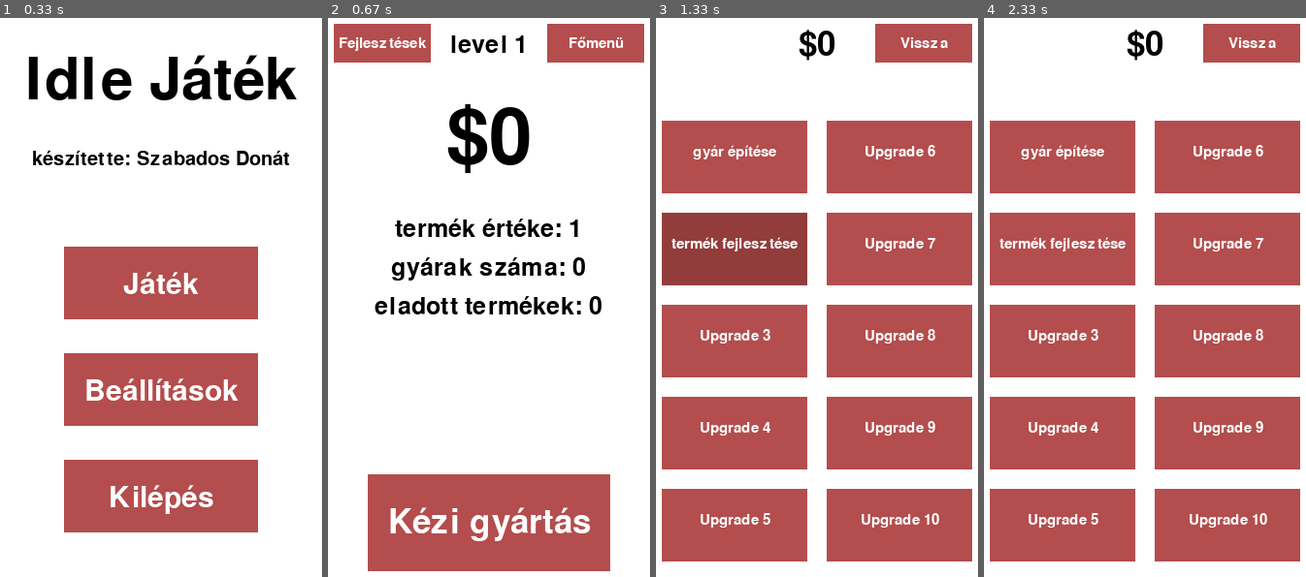
Above: before the commit, frames 1-4 (left to right).
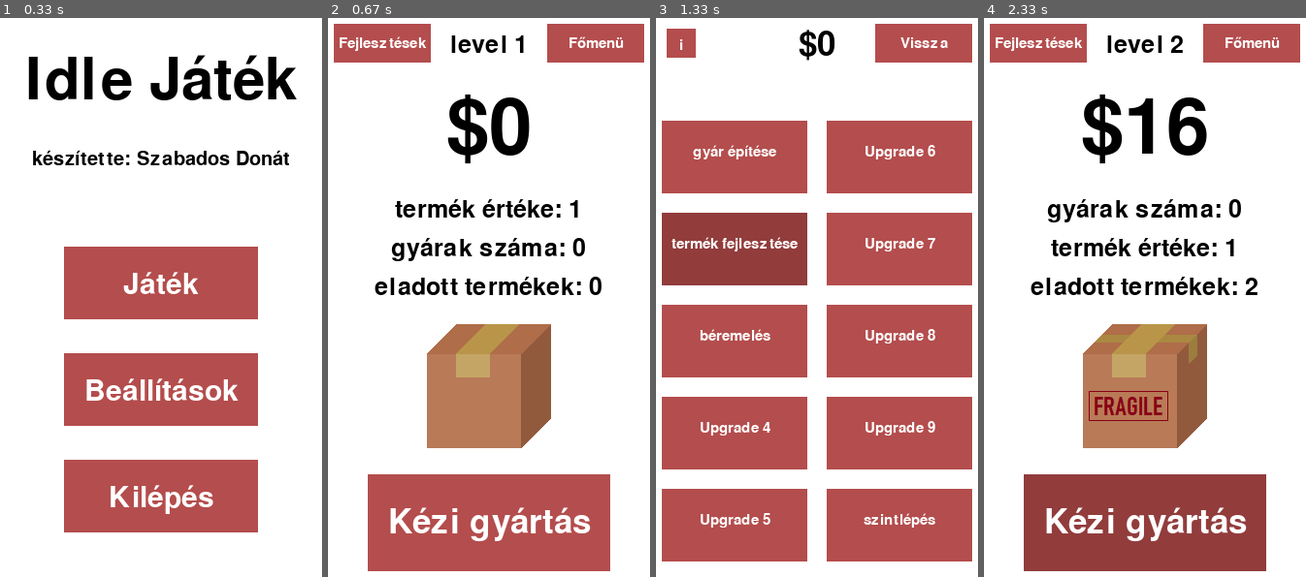
Above: after the commit, the same moments.

Repository: szabadosdonat/idlegame
Game: pygame game, started from idle_pygame.py
Two runs of this game, one before a commit and one after it. Both use one fixed random seed, a clock stepped at 60 frames per second and the inputs below.
Inputs (mouse positions are in pixels of both pictures, inside the frame that each line leads up to):
- Up to frame 1 (0.33 s): no input
- Up to frame 2 (0.67 s): click (489, 314) at 0.38 s
- Up to frame 3 (1.33 s): click "Fejlesztések" at 0.72 s; click (707, 219) at 1.05 s
- Up to frame 4 (2.33 s): click (1270, 532) at 1.38 s; click "Kilépés" at 1.72 s; click (1128, 476) at 2.05 s

Frame 1 is identical in both runs. In frame 2, 15% of the frame differs, in the area x 14-85%, y 13-77%; in frame 3, 1.0%; in frame 4, 69%, in the area x 1-99%, y 1-99%.

Commit message:
update 0.3

Diff:
--- a/devlog.txt
+++ b/devlog.txt
@@ -6,3 +6,9 @@
 - money generating factories
 - upgradeable product
 - statistics on screen (number of factories, product worth, number of products sold)
+
+update 0.3
+- level up feature and 6 levels added
+- levels represented by box images
+- infoboxes (empty for now) can be set to show up when cursor is hovering over upgrade buttons
+- 1 new upgrade added (+5% factory productivity)
--- a/idle_pygame.py
+++ b/idle_pygame.py
@@ -1,19 +1,29 @@
 import pygame
 
 """
-update 0.2
-
+update 0.3
 """
 
 # global variables
 button_pressed = False
 screen_width = 360
 screen_heigth = 640
-money = 0           # starting money
-level = 1           # starting level
-factories = 0       # factories auto-generate money
-product_value = 1   # value of one product
-sold_products = 0   # number of sold products
+money = 0               # starting money
+level = 1               # starting level
+factories = 0           # factories auto-generate money
+product_value = 1       # value of one product
+sold_products = 0       # number of sold products
+productivity = 1000     # rate of production (denominator)
+infobox = False          # on/off switch for infoboxes
+
+boxes = (
+    pygame.image.load("box_images\\box1.png"),
+    pygame.image.load("box_images\\box2.png"),
+    pygame.image.load("box_images\\box3.png"),
+    pygame.image.load("box_images\\box4.png"),
+    pygame.image.load("box_images\\box5.png"),
+    pygame.image.load("box_images\\box6.png")
+)
 
 
 # ToDo: inherit Button and Text from Thing/Object class
@@ -63,6 +73,10 @@
 
     def deactivate(self):
         self.active = False
+
+    def cursor_collide(self):
+        button_rect = pygame.Rect(self.x, self.y, self.width, self.heigth)
+        return button_rect.collidepoint(pygame.mouse.get_pos()) and self.active
 
     def draw_button(self):
         global button_pressed
@@ -100,6 +114,8 @@
 
     def draw_frame(self):
         screen.fill(self.color)
+        if self.name == 'Home Screen':
+            screen.blit(boxes[level - 1], (screen_width // 2 - 64, 330))
         for thing in self.things:
             if isinstance(thing, Button):
                 thing.activate()
@@ -113,6 +129,22 @@
                 thing.deactivate()
 
 
+# ToDo: finish Upgrade class
+class Upgrade:
+    def __init__(self, name, pricing, upgrade):
+        self.name = name
+        self.pricing = pricing
+        self.upgrade = upgrade
+        self.level = 0
+
+    def deploy(self):
+        global money
+        if self.level < len(self.pricing):
+            money -= self.pricing[self.level]
+            self.level += 1
+        self.upgrade()
+
+
 if __name__ == '__main__':
 
     pygame.init()
@@ -122,7 +154,7 @@
 
     # buttons
     # ToDo: make button coordinates relative to screen dimensions
-    # ToDo: name buttons properly
+    # ToDo: name things properly
     b11 = Button('Játék', x=80, y=250)
     b12 = Button('Beállítások', x=80, y=360)
     b13 = Button('Kilépés', x=80, y=470)
@@ -132,14 +164,15 @@
     b31 = Button('Vissza', x=240, y=20, width=100, heigth=40, text_size=15)
     b32 = Button('gyár építése', x=20, y=120, width=150, heigth=75, text_size=15)
     b33 = Button('termék fejlesztése', x=20, y=215, width=150, heigth=75, text_size=15)
-    b34 = Button('Upgrade 3', x=20, y=310, width=150, heigth=75, text_size=15)
+    b34 = Button('béremelés', x=20, y=310, width=150, heigth=75, text_size=15)
     b35 = Button('Upgrade 4', x=20, y=405, width=150, heigth=75, text_size=15)
     b36 = Button('Upgrade 5', x=20, y=500, width=150, heigth=75, text_size=15)
     b37 = Button('Upgrade 6', x=190, y=120, width=150, heigth=75, text_size=15)
     b38 = Button('Upgrade 7', x=190, y=215, width=150, heigth=75, text_size=15)
     b39 = Button('Upgrade 8', x=190, y=310, width=150, heigth=75, text_size=15)
     b310 = Button('Upgrade 9', x=190, y=405, width=150, heigth=75, text_size=15)
-    b311 = Button('Upgrade 10', x=190, y=500, width=150, heigth=75, text_size=15)
+    b311 = Button('szintlépés', x=190, y=500, width=150, heigth=75, text_size=15)
+    b312 = Button('i', x=25, y=25, width=30, heigth=30, text_size=15)
     b41 = Button('Vissza', x=240, y=20, width=100, heigth=40, text_size=15)
     b42 = Button('option 1', x=80, y=140)
     b43 = Button('option 2', x=80, y=250)
@@ -149,17 +182,17 @@
     # text objects
     t11 = Text('Idle Játék', 60, x=None, y=50)
     t12 = Text('készítette: Szabados Donát', 20, x=None, y=150)
-    t21 = Text(f'${money}', 80, x=None, y=100)
+    t21 = Text(f'${money}', 80, x=None, y=90)
     t22 = Text(f'level {level}', 25, x=None, y=30)
-    t23 = Text(f'termék értéke: {product_value}', 25, x=None, y=220)
-    t24 = Text(f'gyárak száma: {factories}', 25, x=None, y=260)
-    t25 = Text(f'eladott termékek: {sold_products}', 25, x=None, y=300)
+    t23 = Text(f'termék értéke: {product_value}', 25, x=None, y=200)
+    t24 = Text(f'gyárak száma: {factories}', 25, x=None, y=240)
+    t25 = Text(f'eladott termékek: {sold_products}', 25, x=None, y=280)
     t31 = Text(f'${money}', 35, x=None, y=25)
 
     # frames
     f1 = Frame('Main Menu', b11, b12, b13, t11, t12)
     f2 = Frame('Home Screen', b21, b22, b23, t21, t22, t23, t24, t25)
-    f3 = Frame('Upgrades', b31, b32, b33, b34, b35, b36, b37, b38, b39, b310, b311, t31)
+    f3 = Frame('Upgrades', b31, b32, b33, b34, b35, b36, b37, b38, b39, b310, b311, b312, t31)
     f4 = Frame('Beállítások', b41, b42, b43, b44, b45)
 
     # the frame set here shows up on game start, for now it's the main menu
@@ -175,13 +208,23 @@
     while running:
         clock.tick(60)
 
-        # makes money and updates the money displays
         def make_money(value):
             global money
-            money += value
+            money += value * level**3
+            refresh_numbers()
+
+        def refresh_numbers():
+            t22.set_value(f'level {level}')
+            t23.set_value(f'gyárak száma: {factories}')
+            t24.set_value(f'termék értéke: {product_value}')
+            t25.set_value(f'eladott termékek: {sold_products}')
             t21.set_value(f'${money}')
             t31.set_value(f'${money}')
 
+        def show_upgrade_details():
+            x = 15
+            y = pygame.mouse.get_pos()[1] + 60 if pygame.mouse.get_pos()[1] < 400 else pygame.mouse.get_pos()[1] - 240
+            pygame.draw.rect(screen, (230, 230, 230), pygame.Rect(x, y, 330, 200))
 
         for event in pygame.event.get():
             if event.type == pygame.QUIT:
@@ -189,9 +232,10 @@
             elif event.type == EVENT_FACTORY:
                 sold_products += 1
                 make_money(product_value)
-                t25.set_value(f'eladott termékek: {sold_products}')
+                refresh_numbers()
 
         # navigation buttons
+        # ToDo: organize these somehow
         if b11.draw_button():
             current_frame.hide_frame()
             current_frame = f2
@@ -223,24 +267,47 @@
         if b23.draw_button():
             sold_products += 1
             make_money(product_value)
-            t25.set_value(f'eladott termékek: {sold_products}')
+            refresh_numbers()
 
         # upgrade buttons (b32-b311)
         if b32.draw_button():   # gyár építése
             factories += 1
-            pygame.time.set_timer(EVENT_FACTORY, 1000 // factories)
-            t23.set_value(f'gyárak száma: {factories}') # have to update both, otherwise they both show the same string until both upgraded
-            t24.set_value(f'termék értéke: {product_value}')
-            t25.set_value(f'eladott termékek: {sold_products}')
+            pygame.time.set_timer(EVENT_FACTORY, productivity // factories)
+            refresh_numbers()
 
         if b33.draw_button():   # termék fejlesztése
             product_value += 1
-            t23.set_value(f'gyárak száma: {factories}')
-            t24.set_value(f'termék értéke: {product_value}')
-            t25.set_value(f'eladott termékek: {sold_products}')
+            refresh_numbers()
             if factories > 0:
-                pygame.time.set_timer(EVENT_FACTORY, 1000 // factories)
+                pygame.time.set_timer(EVENT_FACTORY, productivity // factories)
+
+        if b34.draw_button():   # béremelés
+            productivity -= 50
+            if factories > 0:
+                pygame.time.set_timer(EVENT_FACTORY, productivity // factories)
+
+        if b311.draw_button():
+            if level < 6:
+                print(level)
+                level += 1
+                money = 0
+                factories = 0
+                product_value = 1
+                sold_products = 0
+                productivity = 1000
+                pygame.time.set_timer(EVENT_FACTORY, 0)
+                current_frame.hide_frame()
+                current_frame = f2
+                refresh_numbers()
+
+        if b312.draw_button():
+            infobox = not infobox
 
         current_frame.draw_frame()
 
+        if infobox:
+            for button in (b32, b33, b34, b35, b36, b37, b38, b39, b310, b311):
+                if button.cursor_collide():
+                    show_upgrade_details()
+
         pygame.display.update()
Binary file added: box_images/box1.png
Binary file added: box_images/box2.png
Binary file added: box_images/box3.png
Binary file added: box_images/box4.png
Binary file added: box_images/box5.png
Binary file added: box_images/box6.png
